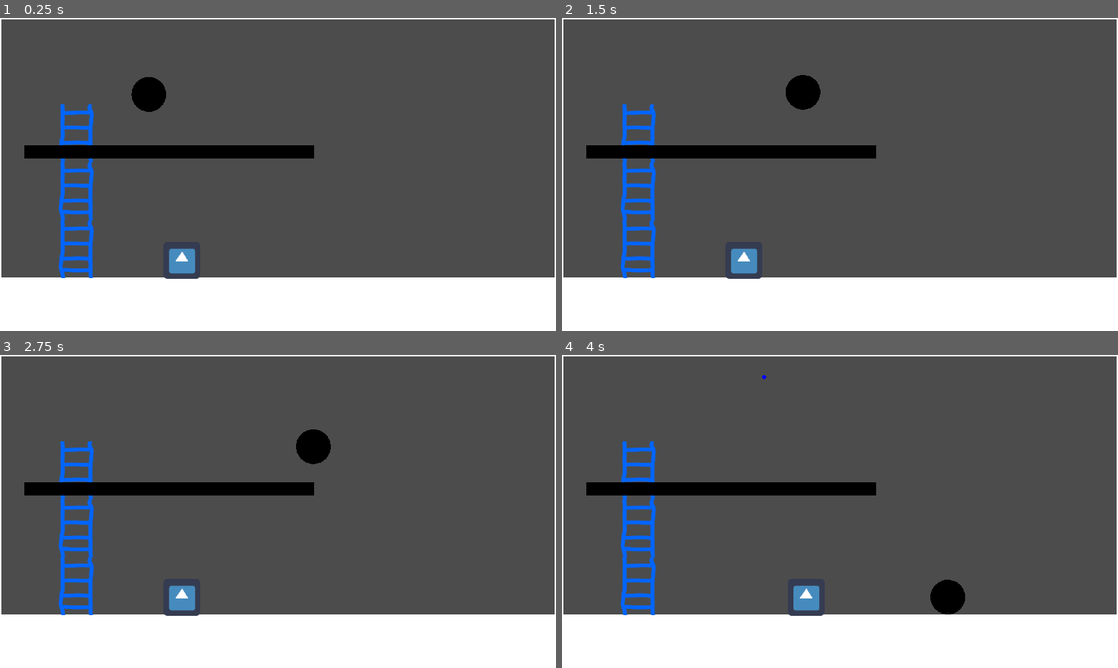
Above: before the commit, frames 1-4 (two rows, left to right).
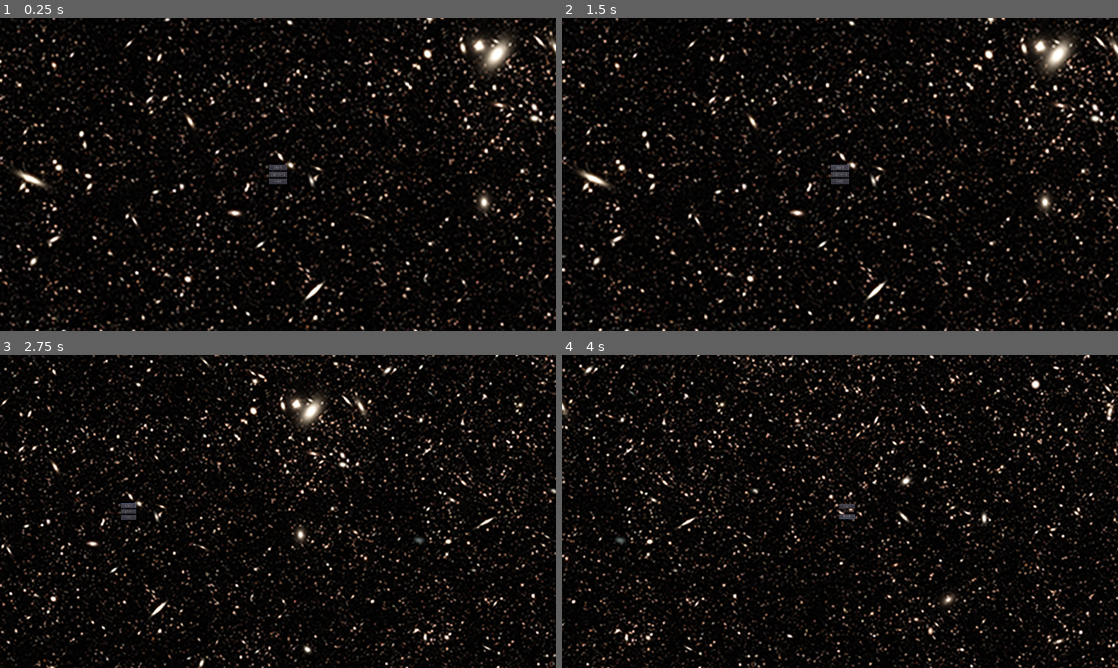
Above: after the commit, the same moments.

Repository: MaeIsBad/pang
Game: Godot game, scene res://UI/MainMenu.tscn
The game is run twice, just before and just after one commit, with the same random seed, the same clock (stepped at 60 frames per second) and the same inputs. Before the commit the project starts from res://UI/Main.tscn. The engine's default icon, where the game draws it, is replaced by a stand-in: a white triangle on a blue panel in a dark square. Sound files missing from this copy of the repository are replaced by a short silence.
Inputs (mouse positions are in pixels of both pictures, inside the frame that each line leads up to):
- Up to frame 1 (0.25 s): no input
- Up to frame 2 (1.5 s): click (840, 174) at 0.5 s, where only the run after the commit has a clickable "Options"; click (840, 168) at 1.25 s, where only the run after the commit has a clickable "Start"
- Up to frame 3 (2.75 s): click (278, 505) at 2 s, where only the run after the commit has a clickable "Start"
- Up to frame 4 (4 s): tap Enter (ui_accept) at 2.75, 3.02 s; hold Right (ui_right) 2.78-3.5 s; click (840, 517) at 3.5 s, where only the run after the commit has a clickable "Back"

The runs differ from the first frame. In frame 1, 96% of the frame differs, in the area x 0-100%, y 0-100%; in frame 2, 96%; in frame 3, 96%; in frame 4, 96%.

Commit message:
Initial work on the main menu

Diff:
--- /dev/null
+++ b/UI/MainMenu.gd
@@ -0,0 +1,13 @@
+extends Node
+
+func on_exit_button_pressed():
+	get_tree().notification(MainLoop.NOTIFICATION_WM_QUIT_REQUEST)
+
+func on_start_button_pressed():
+	$MainMenuCamera.center_on($LevelSelect.rect_position)
+
+func on_start_level_button_pressed():
+	get_tree().change_scene("res://UI/Main.tscn")
+
+func on_back_button_pressed():
+	$MainMenuCamera.center_on($Main.rect_position)
--- /dev/null
+++ b/UI/MainMenu.tscn
@@ -0,0 +1,101 @@
+[gd_scene load_steps=4 format=2]
+
+[ext_resource path="res://UI/MainMenu.gd" type="Script" id=1]
+[ext_resource path="res://Assets/stars.jpg" type="Texture" id=2]
+[ext_resource path="res://UI/MainMenuCamera.gd" type="Script" id=3]
+
+[node name="MainMenu" type="Node"]
+script = ExtResource( 1 )
+
+[node name="MainMenuCamera" type="Camera2D" parent="."]
+position = Vector2( 960, 540 )
+current = true
+script = ExtResource( 3 )
+
+[node name="Tween" type="Tween" parent="MainMenuCamera"]
+
+[node name="Node2D" type="Node2D" parent="."]
+
+[node name="Stars" type="Sprite" parent="."]
+position = Vector2( 2473, 2380 )
+scale = Vector2( 2, 2 )
+texture = ExtResource( 2 )
+
+[node name="Main" type="CenterContainer" parent="."]
+anchor_right = 1.0
+anchor_bottom = 1.0
+__meta__ = {
+"_edit_use_anchors_": false
+}
+
+[node name="VBoxContainer" type="VBoxContainer" parent="Main"]
+margin_left = 928.0
+margin_top = 506.0
+margin_right = 991.0
+margin_bottom = 574.0
+__meta__ = {
+"_edit_use_anchors_": false
+}
+
+[node name="Start" type="Button" parent="Main/VBoxContainer"]
+margin_right = 63.0
+margin_bottom = 20.0
+text = "Start"
+__meta__ = {
+"_edit_use_anchors_": false
+}
+
+[node name="Options" type="Button" parent="Main/VBoxContainer"]
+margin_top = 24.0
+margin_right = 63.0
+margin_bottom = 44.0
+text = "Options"
+
+[node name="Exit" type="Button" parent="Main/VBoxContainer"]
+margin_top = 48.0
+margin_right = 63.0
+margin_bottom = 68.0
+text = "Exit"
+
+[node name="LevelSelect" type="CenterContainer" parent="."]
+anchor_right = 1.0
+anchor_bottom = 1.0
+margin_left = 2137.0
+margin_right = 2137.0
+__meta__ = {
+"_edit_use_anchors_": false
+}
+
+[node name="VBoxContainer" type="VBoxContainer" parent="LevelSelect"]
+margin_left = 927.0
+margin_top = 509.0
+margin_right = 993.0
+margin_bottom = 571.0
+__meta__ = {
+"_edit_use_anchors_": false
+}
+
+[node name="Start" type="Button" parent="LevelSelect/VBoxContainer"]
+margin_right = 66.0
+margin_bottom = 20.0
+text = "Start"
+__meta__ = {
+"_edit_use_anchors_": false
+}
+
+[node name="Label" type="Label" parent="LevelSelect/VBoxContainer"]
+margin_top = 24.0
+margin_right = 66.0
+margin_bottom = 38.0
+text = "First Level"
+
+[node name="Button" type="Button" parent="LevelSelect/VBoxContainer"]
+margin_top = 42.0
+margin_right = 66.0
+margin_bottom = 62.0
+text = "Back"
+
+[connection signal="pressed" from="Main/VBoxContainer/Start" to="." method="on_start_button_pressed"]
+[connection signal="pressed" from="Main/VBoxContainer/Exit" to="." method="on_exit_button_pressed"]
+[connection signal="pressed" from="LevelSelect/VBoxContainer/Start" to="." method="on_start_level_button_pressed"]
+[connection signal="pressed" from="LevelSelect/VBoxContainer/Button" to="." method="on_back_button_pressed"]
--- /dev/null
+++ b/UI/MainMenuCamera.gd
@@ -0,0 +1,34 @@
+extends Camera2D
+func center_on(pos: Vector2):
+	var center_offset = get_viewport_rect().size/(Vector2(2.0,2.0))
+
+	var tween = $Tween
+	tween.interpolate_property(self,
+		"zoom",
+		zoom,
+		Vector2(1.2,1.2),
+		1,
+		Tween.TRANS_CUBIC,
+		Tween.EASE_IN_OUT)
+
+	tween.start()
+	yield(tween,"tween_completed")
+
+	tween.interpolate_property(self,
+		"position",
+		position,
+		center_offset+pos,
+		1,
+		Tween.TRANS_CUBIC,
+		Tween.EASE_IN_OUT)
+	tween.start()
+	yield(tween,"tween_completed")
+
+	tween.interpolate_property(self,
+		"zoom",
+		zoom,
+		Vector2(1.0,1.0),
+		1,
+		Tween.TRANS_CUBIC,
+		Tween.EASE_IN_OUT)
+	tween.start()
--- a/project.godot
+++ b/project.godot
@@ -39,7 +39,7 @@
 [application]
 
 config/name="pang"
-run/main_scene="res://UI/Main.tscn"
+run/main_scene="res://UI/MainMenu.tscn"
 config/icon="res://Assets/icon.png"
 
 [display]
Binary file added: Assets/stars.jpg
Not shown, added: Assets/stars.jpg.import
